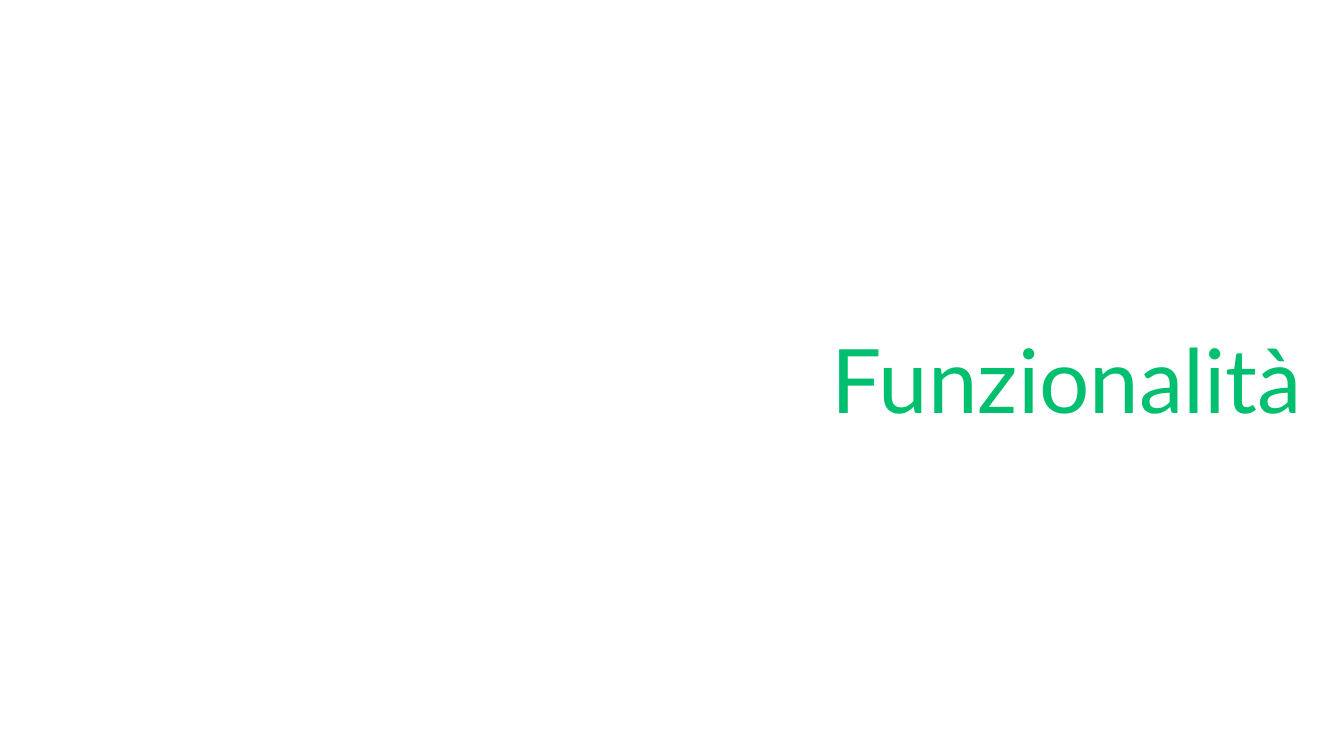
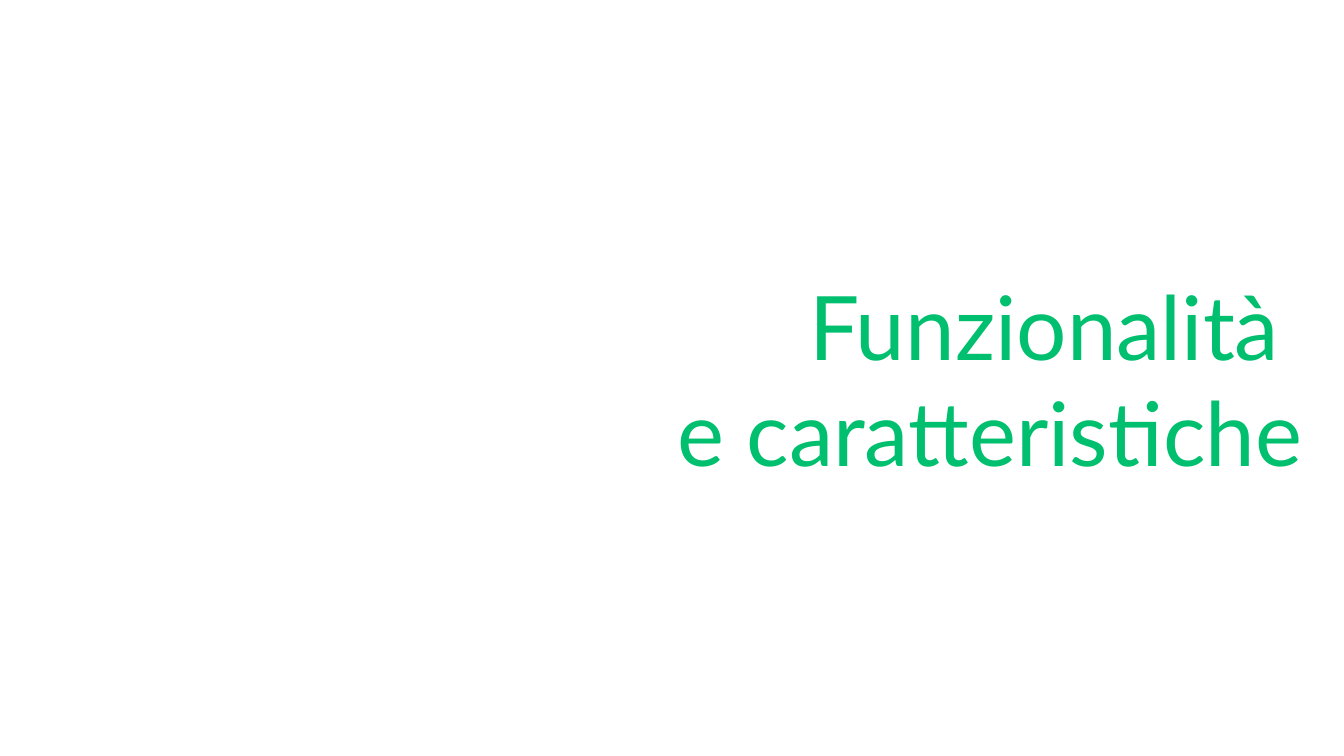
Before and after one commit to mrg3d/demo-opsstudio-repo, a slide deck: slide 11 of Introducing SQL Operations Studio.pptx. Drawn at 1344x756 pixels with LibreOffice and Linux fonts; fonts in the diff are those of the drawing; background and template pictures are left out. Boxes give left, top, right and bottom in pixels: in the first picture for what was removed or moved away, otherwise in the second. Text is boxed around its words. In the diff, an @@ line names an element or a change of style, - is before the commit and + after.

```diff
--- a/Introducing SQL Operations Studio.pptx
+++ b/Introducing SQL Operations Studio.pptx
@@ title at [677, 294, 1302, 467]: text changed @@
-Funzionalità
+Funzionalità
+e caratteristiche
```
Also in this commit, not shown: 6 other slides changed.
